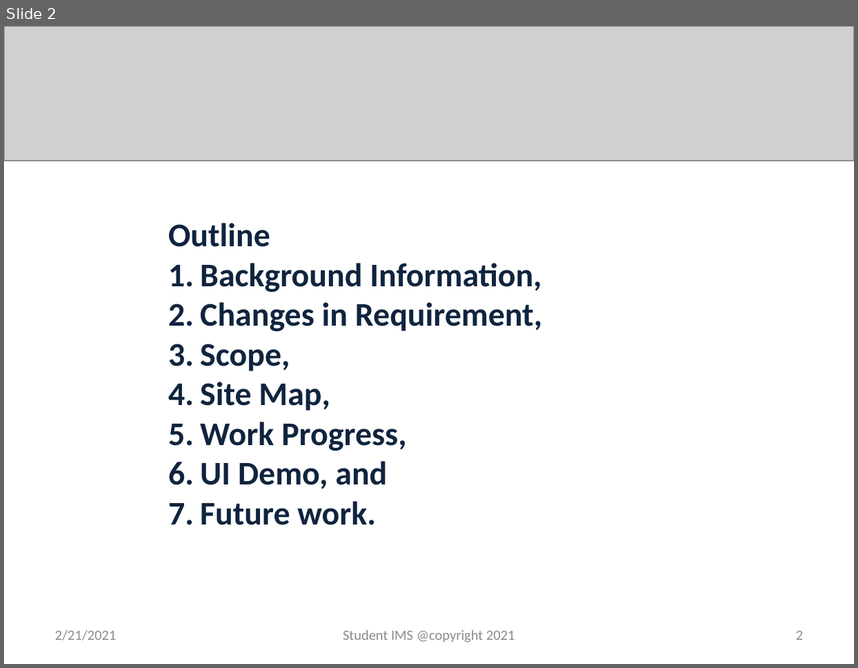
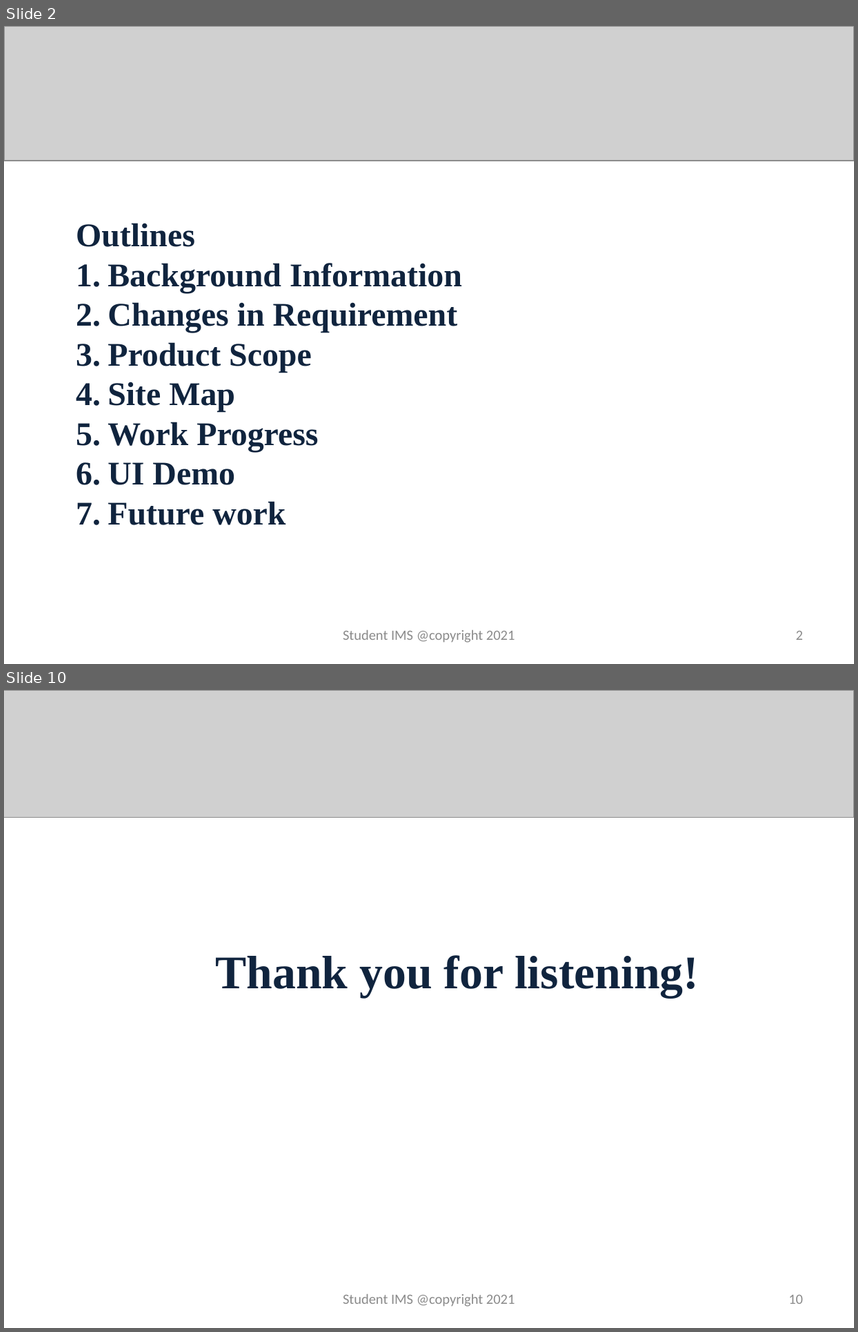
Before and after one commit to github-rinzin/documentation, a slide deck: fifth_review.pptx. Shown one above the other, each under a label of ours: slide 2 before the commit, slides 2 and 10 after it; the slides between them are not shown. The pictures are 858x668 and 858x1332 pixels, drawn with LibreOffice and Linux fonts; fonts in the diff are those of the drawing; grey boxes stand for pictures. Boxes give left, top, right and bottom in pixels: in the first picture for what was removed or moved away, otherwise in the second. Text is boxed around its words. In the diff, an @@ line names an element or a change of style, - is before the commit and + after.

```diff
--- a/fifth_review.pptx
+++ b/fifth_review.pptx
@@ slide 10 added at [4, 690, 854, 1328], background #FFFFFF @@
@@ picture added at [4, 690, 854, 818] @@
@@ title added at [216, 955, 699, 998], 39.6 pt, text #0F243E, bold @@
+Thank you for listening!
@@ text added at [343, 1294, 515, 1306], 12 pt, text #8C8C8C @@
+Student IMS @copyright 2021
@@ page number added at [789, 1294, 803, 1303], 12 pt, text #8C8C8C @@
+10
@@ slide 2 changed as well @@
@@ text at [76, 223, 462, 525]: text changed; font Calibri to Times New Roman @@
-Outline
-1. Background Information,
-2. Changes in Requirement,
-3. Scope,
-4. Site Map,
-5. Work Progress,
-6. UI Demo, and
-7. Future work.
+Outlines
+1. Background Information
+2. Changes in Requirement
+3. Product Scope
+4. Site Map
+5. Work Progress
+6. UI Demo
+7. Future work
@@ text removed at [55, 630, 116, 640] @@
-2/21/2021
```
Also in this commit, not shown: 1 other slide changed, 7 other slides added.
